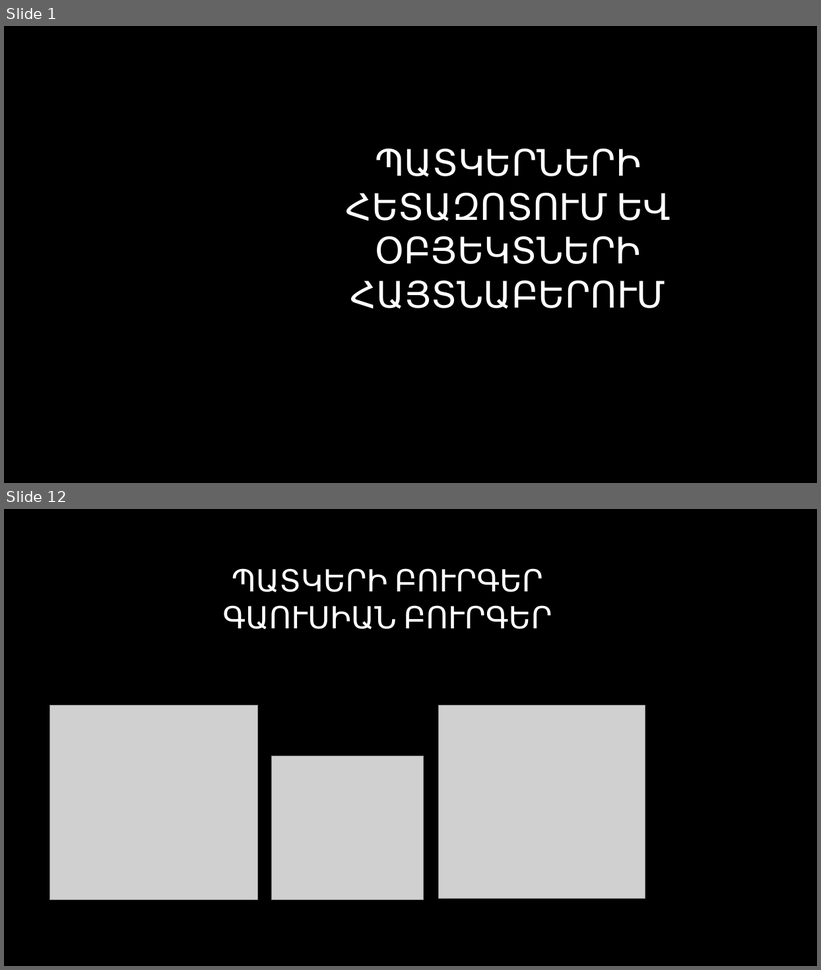
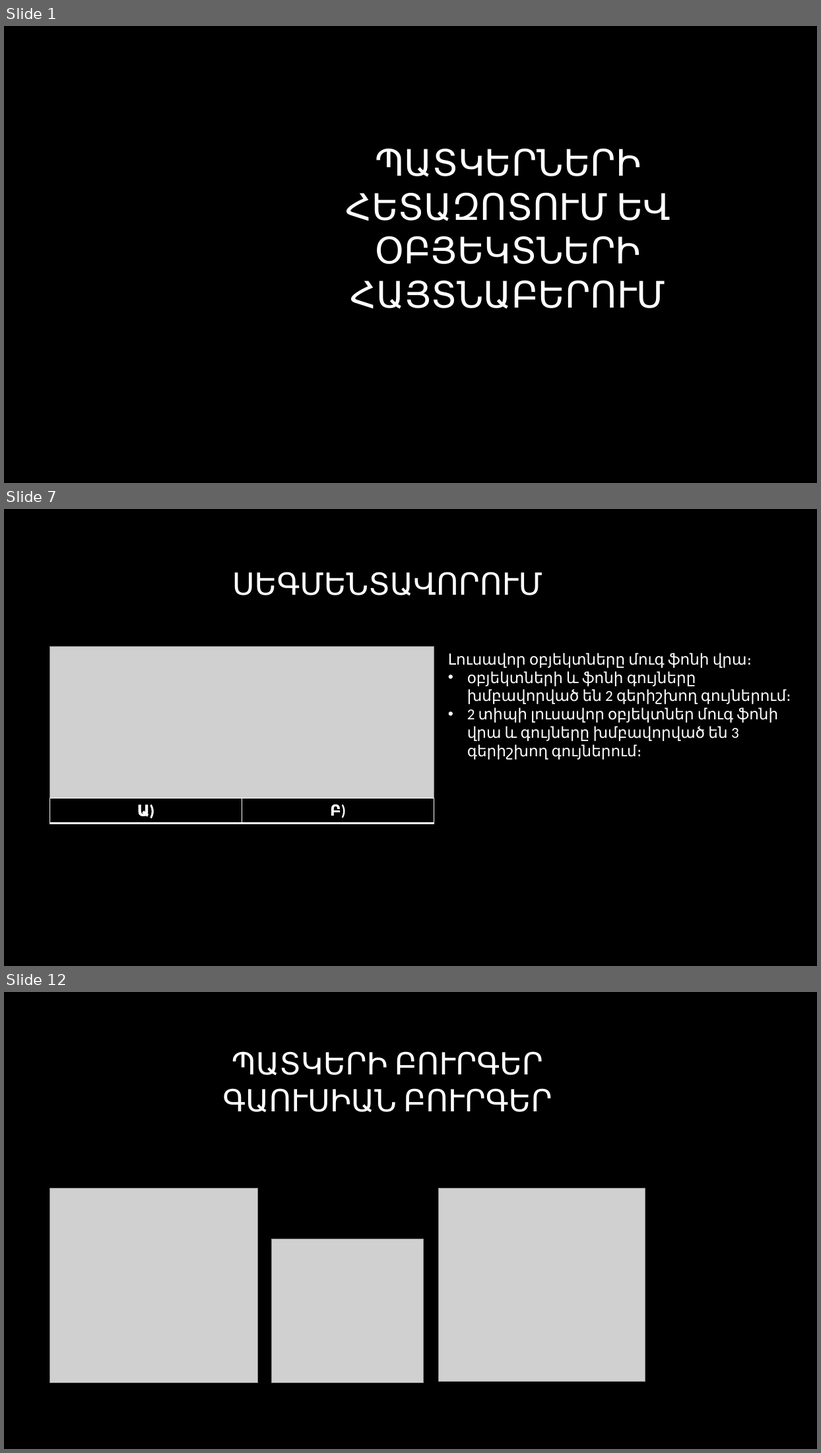
Before and after one commit to CGevorg/OpenKrypton, a slide deck: presentation/Presentation.pptx. Shown one above the other, each under a label of ours: slides 1 and 12 before the commit, slides 1, 7 and 12 after it; the slides between them are not shown. The pictures are 821x970 and 821x1453 pixels, drawn with LibreOffice and Linux fonts; fonts in the diff are those of the drawing; grey boxes stand for pictures; background and template pictures are left out. Boxes give left, top, right and bottom in pixels: in the first picture for what was removed or moved away, otherwise in the second. Text is boxed around its words. In the diff, an @@ line names an element or a change of style, - is before the commit and + after.

```diff
--- a/presentation/Presentation.pptx
+++ b/presentation/Presentation.pptx
@@ slide 7 added at box(4, 509, 817, 966), background picture (left out) @@
@@ title added at box(232, 572, 543, 595), 36 pt, text #FFFFFF @@
+ՍԵԳՄԵՆՏԱՎՈՐՈՒՄ
@@ picture added at box(50, 647, 434, 799) @@
@@ text added at box(448, 653, 791, 760), 18 pt, text #FFFFFF @@
+Լուսավոր օբյեկտները մուգ ֆոնի վրա։
+• օբյեկտների և ֆոնի գույները խմբավորված են 2 գերիշխող գույներում։
+• 2 տիպի լուսավոր օբյեկտներ մուգ ֆոնի վրա և գույները խմբավորված են 3 գերիշխող գույներում։
@@ table added at box(50, 799, 434, 824), 1 rows, 2 columns @@
+Ա) | Բ)
```
Also in this commit, not shown: 11 slides changed, 5 other slides added, 2 slides removed, 1 other file.
